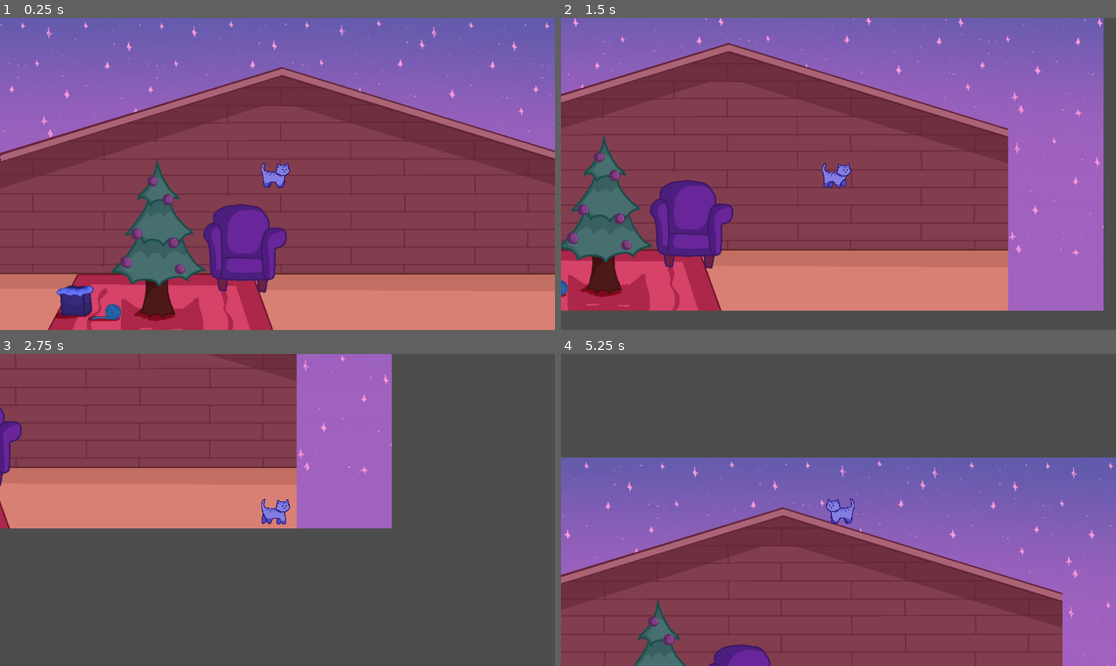
Above: before the commit, frames 1-4 (two rows, left to right).
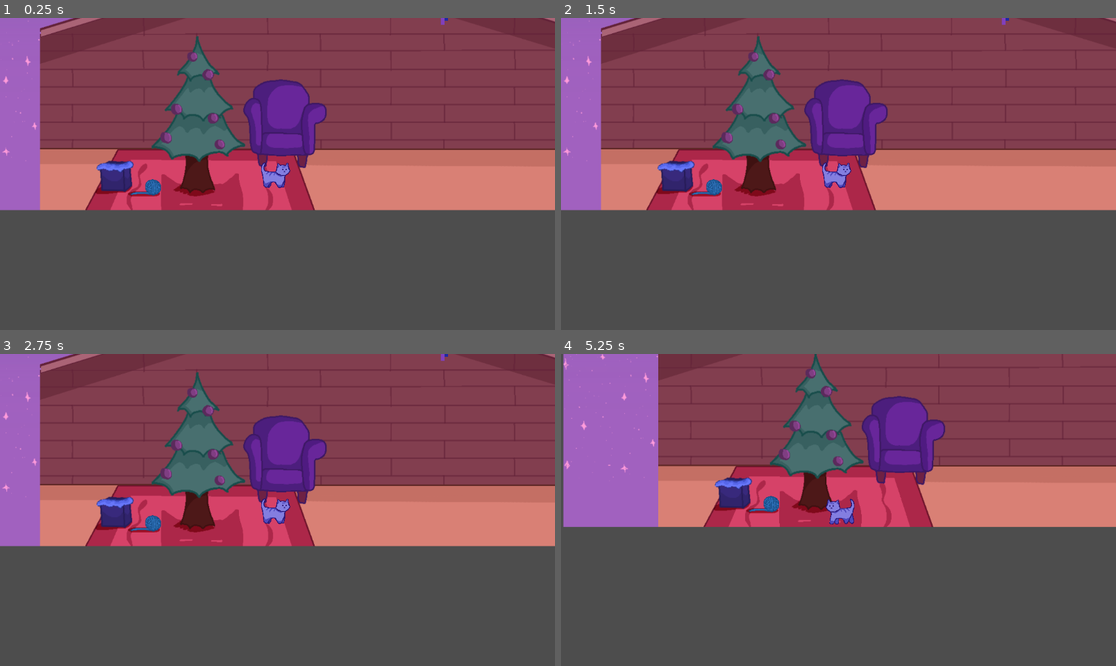
Above: after the commit, the same moments.

Repository: purple-affogato/magic-xmas-cat-game
Game: Godot game, scene res://past_level.tscn
Same seed, same stepped clock (60 frames per second), same inputs: the game is played once before the commit and once after it. This scene is started directly instead of the project's main scene.
Inputs:
- Up to frame 1 (0.25 s): no input
- Up to frame 2 (1.5 s): tap Enter (ui_accept) at 0.5, 0.6, 0.77, 1.07, 1.35 s; hold Right (ui_right) 0.53-1.28 s; hold Down (ui_down) from 1.28 s (still down)
- Up to frame 3 (2.75 s): tap Enter (ui_accept) at 1.52, 1.82, 2.1 s; release Down (ui_down) at 2.03 s; hold Right (ui_right) from 2.03 s (still down)
- Up to frame 4 (5.25 s): release Right (ui_right) at 2.78 s; hold Up (ui_up) 2.78-3.53 s; tap Enter (ui_accept) at 2.85, 3.02, 3.32, 3.6, 3.77, 4.07, 4.35, 4.52, 4.82, 5.1 s; hold Left (ui_left) 3.53-5.03 s; hold Down (ui_down) from 5.03 s (still down)

The runs differ from the first frame. In frame 1, 92% of the frame differs, in the area x 0-100%, y 0-100%; in frame 2, 83%; in frame 3, 47%; in frame 4, 99%.

Commit message:
added starting dialogue to past level

Diff:
--- a/dialogue_box.gd
+++ b/dialogue_box.gd
@@ -17,9 +17,9 @@
 func _process(delta):
 	if not visible:
 		return
-	if reading == true and Input.is_action_just_released("enter"):
+	if reading == true and Input.is_action_just_released("ui_accept"):
 		idx += 2
-		if idx == len(dialogue):
+		if idx >= len(dialogue):
 			reading = false
 			visible = false
 		else:
--- a/dialogue_box.tscn
+++ b/dialogue_box.tscn
@@ -12,27 +12,28 @@
 grow_vertical = 2
 script = ExtResource("1_vqcml")
 
-[node name="TextureRect" type="TextureRect" parent="."]
-layout_mode = 0
-offset_right = 40.0
-offset_bottom = 40.0
+[node name="Sprite2D" type="Sprite2D" parent="."]
+texture_filter = 1
+position = Vector2(575, 123)
+scale = Vector2(7.24908, 8.45725)
+texture = ExtResource("2_u6ewp")
 
 [node name="Speaker" type="RichTextLabel" parent="."]
 layout_mode = 0
-offset_right = 536.0
-offset_bottom = 40.0
+offset_left = 149.0
+offset_top = 44.0
+offset_right = 685.0
+offset_bottom = 74.0
+theme_override_colors/default_color = Color(0.419608, 0.192157, 0.623529, 1)
+theme_override_font_sizes/normal_font_size = 20
 text = "(no name)"
 
 [node name="Dialogue" type="RichTextLabel" parent="."]
 layout_mode = 0
-offset_left = 2.0
-offset_top = 24.0
-offset_right = 452.0
-offset_bottom = 95.0
+offset_left = 150.0
+offset_top = 86.0
+offset_right = 964.0
+offset_bottom = 192.0
+theme_override_colors/default_color = Color(0.0509804, 0.0784314, 0.380392, 1)
+theme_override_font_sizes/normal_font_size = 20
 text = "(empty)"
-
-[node name="Sprite2D" type="Sprite2D" parent="."]
-texture_filter = 1
-position = Vector2(669, 127)
-scale = Vector2(7.24908, 8.45725)
-texture = ExtResource("2_u6ewp")
--- a/past_level.gd
+++ b/past_level.gd
@@ -1,7 +1,7 @@
 extends Node2D
 
 var start_dia = [
-	" ","The Past",
+	" ","The Past (click ENTER)",
 	" ","Christmas Day, 2022",
 	"Cat", "*opening presents* OMG, is this the latest state-of-the-art ball of yarn, specially designed for only the best of cat play times!",
 	"Owner", "I’m glad you like the present. :D",
@@ -19,6 +19,27 @@
 	"Cat", "What’s this?",
 	" ", "A handmade gift rested on the ground near the Owner’s hand."]
 
+enum Phase {START, BATTLE, END}
+var ph
+var dia
+
+func _process(delta):
+	if ph == Phase.START:
+		if dia.visible:
+			handle_sfx()
+		elif !dia.reading:
+			dia.visible = false
+			ph = Phase.BATTLE
+			$Cat.set_physics_process(true)
+
+func handle_sfx():
+	if ph == Phase.START:
+		#$Radio
+		return
 
 func _ready():
 	$Cat/AnimatedSprite2D.play('Idle')
+	ph = Phase.START
+	dia = $DialogueBox
+	dia.start_reading(start_dia)
+	$Cat.set_physics_process(false)
--- a/past_level.tscn
+++ b/past_level.tscn
@@ -1,42 +1,34 @@
-[gd_scene load_steps=9 format=3 uid="uid://ct5bifoe504nt"]
+[gd_scene load_steps=13 format=3 uid="uid://rfsh1jqks2ap"]
 
 [ext_resource type="Script" path="res://past_level.gd" id="1_ckfk8"]
 [ext_resource type="PackedScene" uid="uid://betpqqnfkgqs5" path="res://cat.tscn" id="1_s4ikg"]
 [ext_resource type="Texture2D" uid="uid://bic6cg2my1cu1" path="res://Assets/Background.png" id="3_o7q1h"]
 [ext_resource type="Texture2D" uid="uid://cyi7lng8qar0" path="res://Assets/Past bg.png" id="4_71kew"]
+[ext_resource type="PackedScene" uid="uid://dlhppyw3lsjyk" path="res://dialogue_box.tscn" id="5_ntd08"]
 
 [sub_resource type="RectangleShape2D" id="RectangleShape2D_m0tjr"]
-size = Vector2(54, 661)
+size = Vector2(305, 661)
 
 [sub_resource type="RectangleShape2D" id="RectangleShape2D_7obtn"]
-size = Vector2(1161, 46)
+size = Vector2(1161, 550)
 
 [sub_resource type="RectangleShape2D" id="RectangleShape2D_5oe7y"]
-size = Vector2(1167, 79)
+size = Vector2(1167, 76)
 
 [sub_resource type="RectangleShape2D" id="RectangleShape2D_w3ds0"]
 size = Vector2(48, 701)
 
+[sub_resource type="RectangleShape2D" id="RectangleShape2D_fwgeu"]
+size = Vector2(60, 146)
+
+[sub_resource type="RectangleShape2D" id="RectangleShape2D_166fq"]
+size = Vector2(142.5, 167)
+
+[sub_resource type="RectangleShape2D" id="RectangleShape2D_h4pf8"]
+size = Vector2(181, 195)
+
 [node name="PastLevel" type="Node2D"]
 script = ExtResource("1_ckfk8")
-
-[node name="Walls" type="StaticBody2D" parent="."]
-
-[node name="left" type="CollisionShape2D" parent="Walls"]
-position = Vector2(-27, 324)
-shape = SubResource("RectangleShape2D_m0tjr")
-
-[node name="top" type="CollisionShape2D" parent="Walls"]
-position = Vector2(576.5, -22)
-shape = SubResource("RectangleShape2D_7obtn")
-
-[node name="bottom" type="CollisionShape2D" parent="Walls"]
-position = Vector2(581.5, 685.5)
-shape = SubResource("RectangleShape2D_5oe7y")
-
-[node name="right" type="CollisionShape2D" parent="Walls"]
-position = Vector2(1175, 344.5)
-shape = SubResource("RectangleShape2D_w3ds0")
 
 [node name="bg" type="Sprite2D" parent="."]
 position = Vector2(583, 330.5)
@@ -48,5 +40,39 @@
 scale = Vector2(1.01215, 1.01698)
 texture = ExtResource("4_71kew")
 
+[node name="Obstructions" type="StaticBody2D" parent="."]
+
+[node name="left" type="CollisionShape2D" parent="Obstructions"]
+position = Vector2(98.5, 324)
+shape = SubResource("RectangleShape2D_m0tjr")
+
+[node name="top" type="CollisionShape2D" parent="Obstructions"]
+position = Vector2(576.5, 230)
+shape = SubResource("RectangleShape2D_7obtn")
+
+[node name="bottom" type="CollisionShape2D" parent="Obstructions"]
+position = Vector2(581.5, 687)
+shape = SubResource("RectangleShape2D_5oe7y")
+
+[node name="right" type="CollisionShape2D" parent="Obstructions"]
+position = Vector2(1175, 344.5)
+shape = SubResource("RectangleShape2D_w3ds0")
+
+[node name="tree" type="CollisionShape2D" parent="Obstructions"]
+position = Vector2(326, 515)
+shape = SubResource("RectangleShape2D_fwgeu")
+
+[node name="sofa" type="CollisionShape2D" parent="Obstructions"]
+position = Vector2(503, 476.5)
+shape = SubResource("RectangleShape2D_166fq")
+
+[node name="tree2" type="CollisionShape2D" parent="Obstructions"]
+position = Vector2(330.5, 451.5)
+shape = SubResource("RectangleShape2D_h4pf8")
+
 [node name="Cat" parent="." instance=ExtResource("1_s4ikg")]
-position = Vector2(576, 326)
+position = Vector2(493, 585)
+
+[node name="DialogueBox" parent="." instance=ExtResource("5_ntd08")]
+
+[node name="Radio" type="AudioStreamPlayer2D" parent="."]
Not shown: 1 places in dialogue_box.tscn that only renumber resources
Not shown: 1 places in main menu.tscn that only renumber resources
